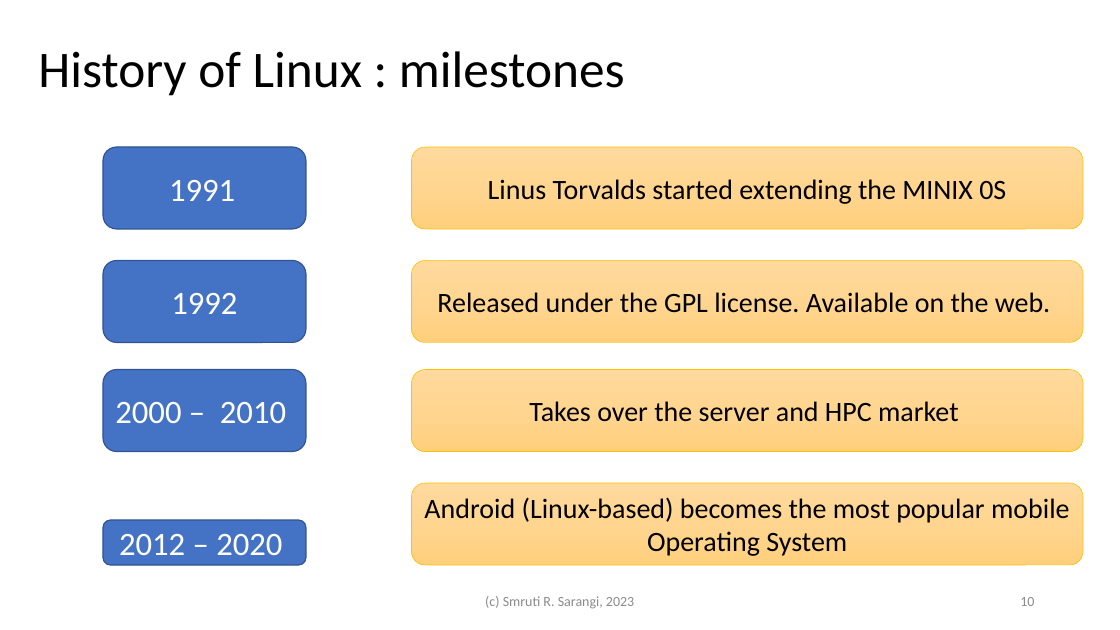
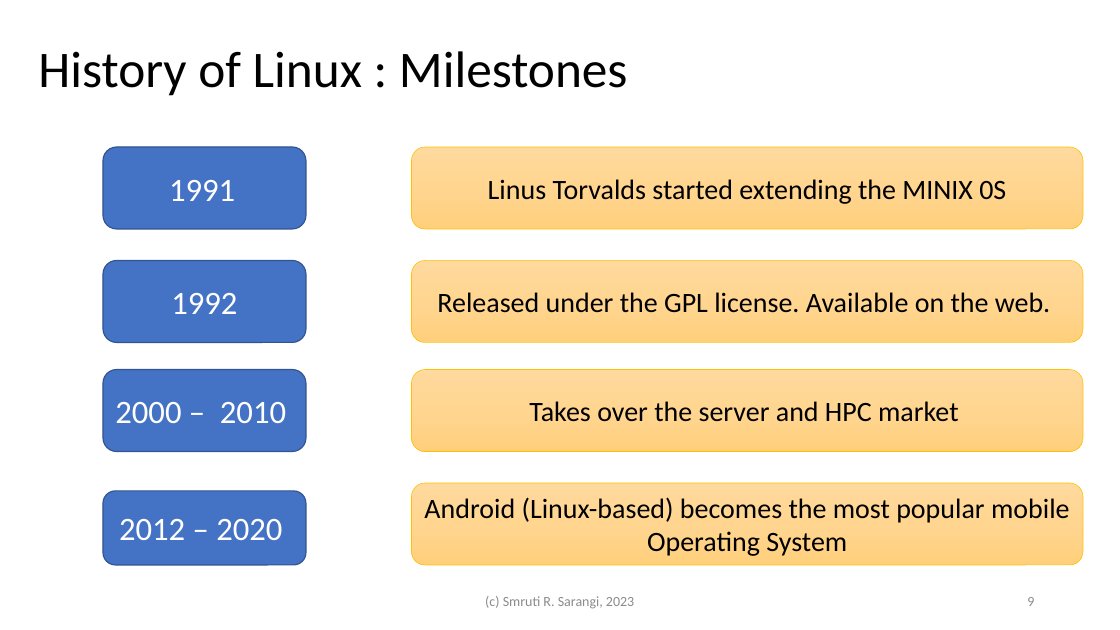
Before and after one commit to srsarangi/srsarangi.github.io, a slide deck: slide 9 of osbook/slides/1.intro.pptx (slide 10 before the commit). Drawn at 1120x630 pixels with LibreOffice and Linux fonts; fonts in the diff are those of the drawing. Boxes give left, top, right and bottom in pixels: in the first picture for what was removed or moved away, otherwise in the second. Text is boxed around its words. In the diff, an @@ line names an element or a change of style, - is before the commit and + after.

```diff
--- a/osbook/slides/1.intro.pptx
+++ b/osbook/slides/1.intro.pptx
@@ title at (38, 51, 628, 96): text changed @@
-History of Linux : milestones
+History of Linux : Milestones
@@ rounded rectangle "2012 – 2020": place and size @@
-rounded rectangle "2012 – 2020" at (103, 520, 307, 565)
+rounded rectangle "2012 – 2020" at (103, 491, 307, 565)
@@ page number at (1027, 597, 1034, 606): text changed @@
-10
+9
```
Also in this commit, not shown: 13 other slides changed, 2 slides added, 1 other file.
